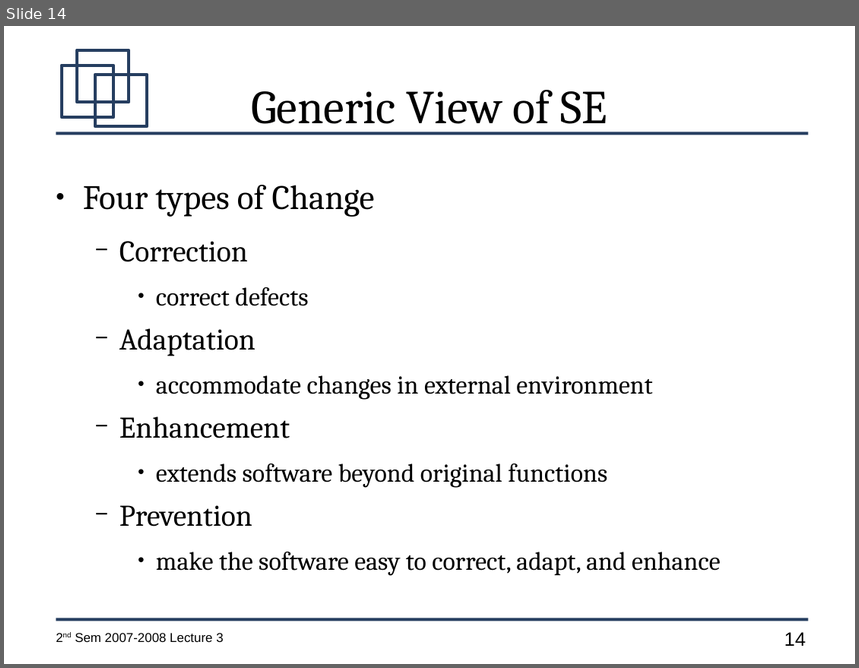
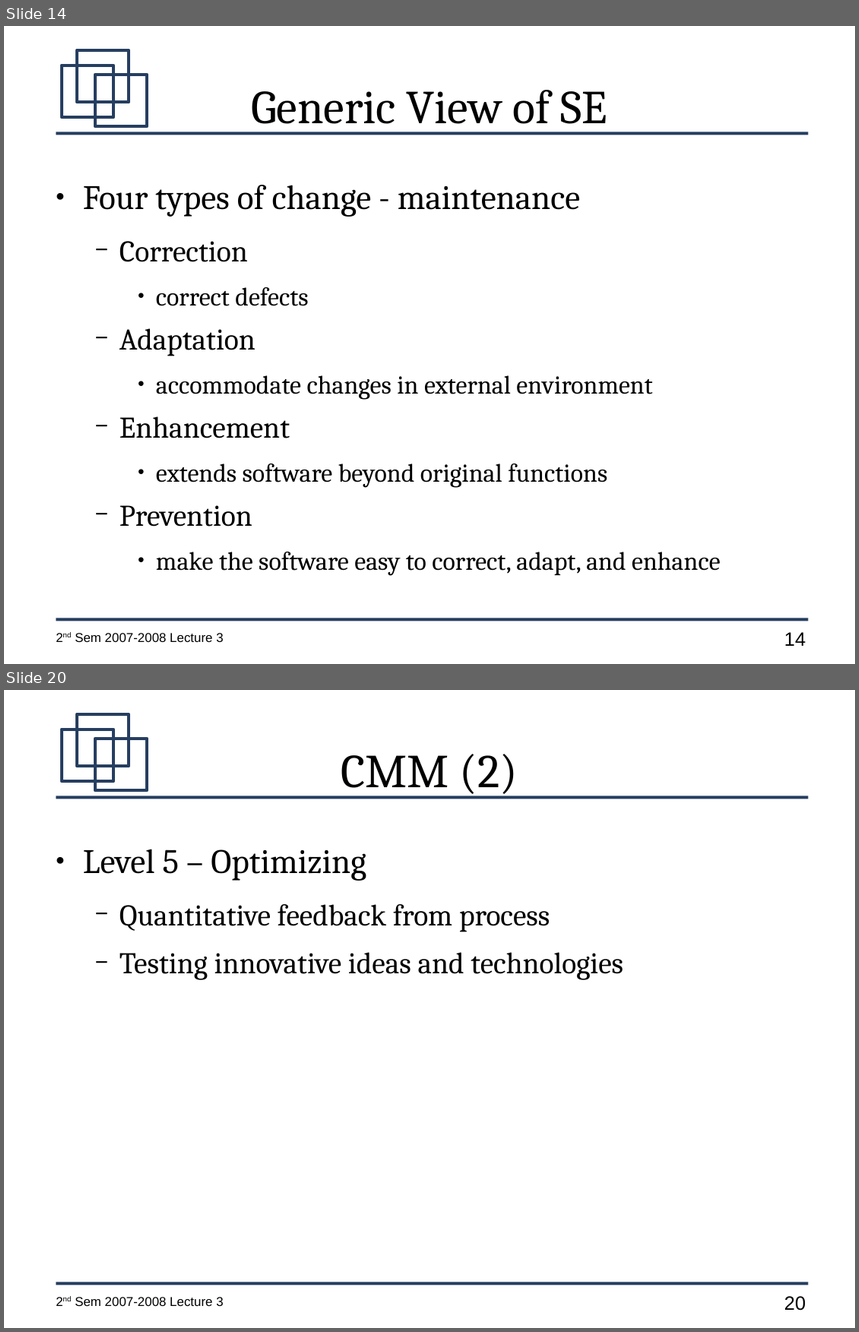
Before and after one commit to jachermocilla/jach-homepage, a slide deck: CMSC128-2nd-Sem-2007-L3.odp. Shown one above the other, each under a label of ours: slide 14 before the commit, slides 14 and 20 after it; the slides between them are not shown. The pictures are 859x668 and 859x1332 pixels, drawn with LibreOffice and Linux fonts; fonts in the diff are those of the drawing. Boxes give left, top, right and bottom in pixels: in the first picture for what was removed or moved away, otherwise in the second. Text is boxed around its words. In the diff, an @@ line names an element or a change of style, - is before the commit and + after.

```diff
--- a/CMSC128-2nd-Sem-2007-L3.odp
+++ b/CMSC128-2nd-Sem-2007-L3.odp
@@ slide 20 added at bbox=[4, 690, 855, 1328], background #FFFFFF; not listed: 7 template elements that a slide beside it also shows @@
@@ title added at bbox=[341, 754, 518, 798], 44 pt, text #000000 @@
+CMM (2)
@@ text added at bbox=[83, 849, 623, 980], 28 pt, text #000000 @@
+● Level 5 – Optimizing
+  − Quantitative feedback from process
+  − Testing innovative ideas and technologies
@@ slide 14 changed as well @@
@@ text at bbox=[83, 185, 580, 217]: text changed @@
-● Four types of Change
+● Four types of change - maintenance
```
Also in this commit, not shown: 3 other slides changed, 6 other slides added.
